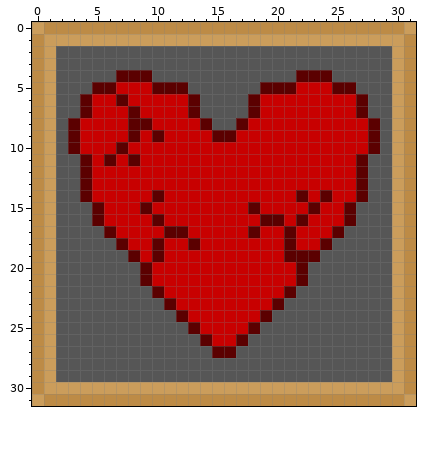
File history of a pixel-art sprite, res/achievements/24.png. That is the earlier state.
The file is 256x256 pixels, drawn in blocks of 8x8; one block is one cell here.
Once edited:
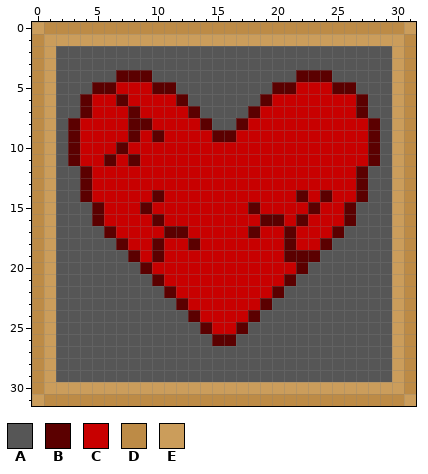
Palette (. is transparent): A #565656  B #5b0000  C #c80000  D #bd8b46  E #cb9d5b
Commit message: Fix heartbreaker icon
The edit:
The edit turns colour B into colour A in row 5 at x 12 and 19; in row 6 at x 13 and 18; in row 21 at x 9 and 22; in row 22 at x 10 and 21; in row 23 at x 11 and 20; in row 24 at x 12 and 19.
The edit turns colour B into colour A in row 25 at x 13 and 18; in row 26 at x 14 and 17; in row 27 at x 15 to 16.
The edit turns colour A into colour B in row 11 at x 3 and 28.
The edit turns colour C into colour B in row 6 at x 12 and 19; in row 21 at x 10 and 21; in row 22 at x 11 and 20; in row 23 at x 12 and 19; in row 24 at x 13 and 18; in row 25 at x 14 and 17.
The edit turns colour C into colour B in row 26 at x 15 to 16.
The edit turns colour B into colour C in row 11 at x 4 and 27.
Where, in picture pixels (left, top, right, bottom), the same in both pictures:
changed: (176, 82, 200, 106)
changed: (248, 82, 272, 106)
changed: (68, 154, 92, 166)
changed: (356, 154, 380, 166)
changed: (140, 274, 308, 358)
